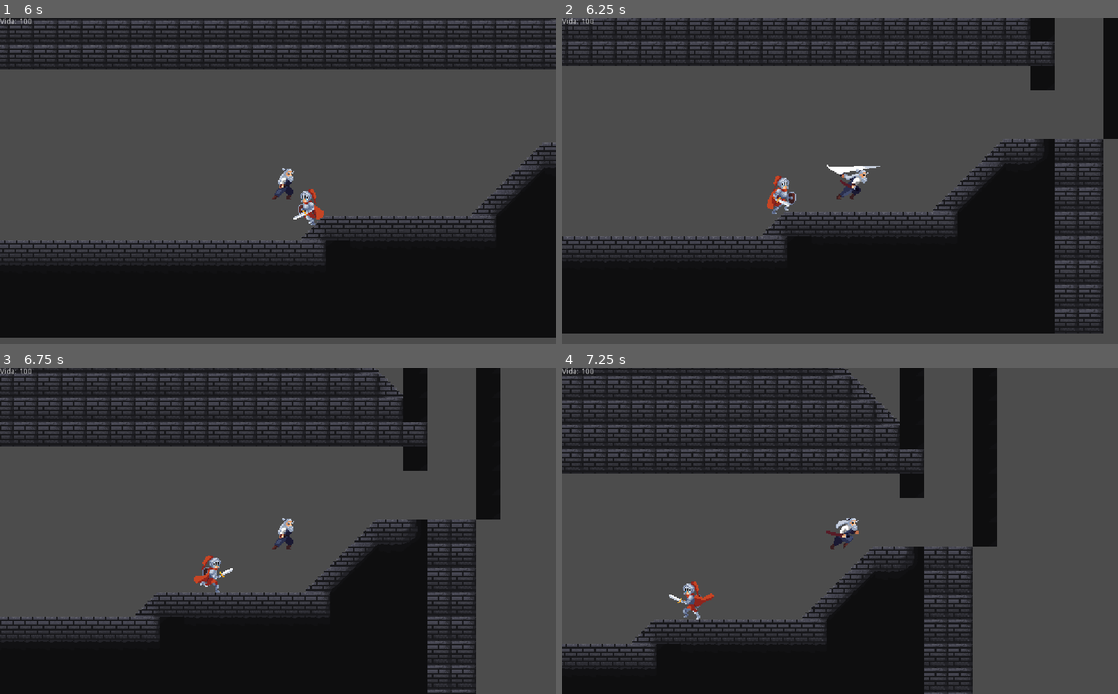
Above: before the commit, frames 1-4 (two rows, left to right).
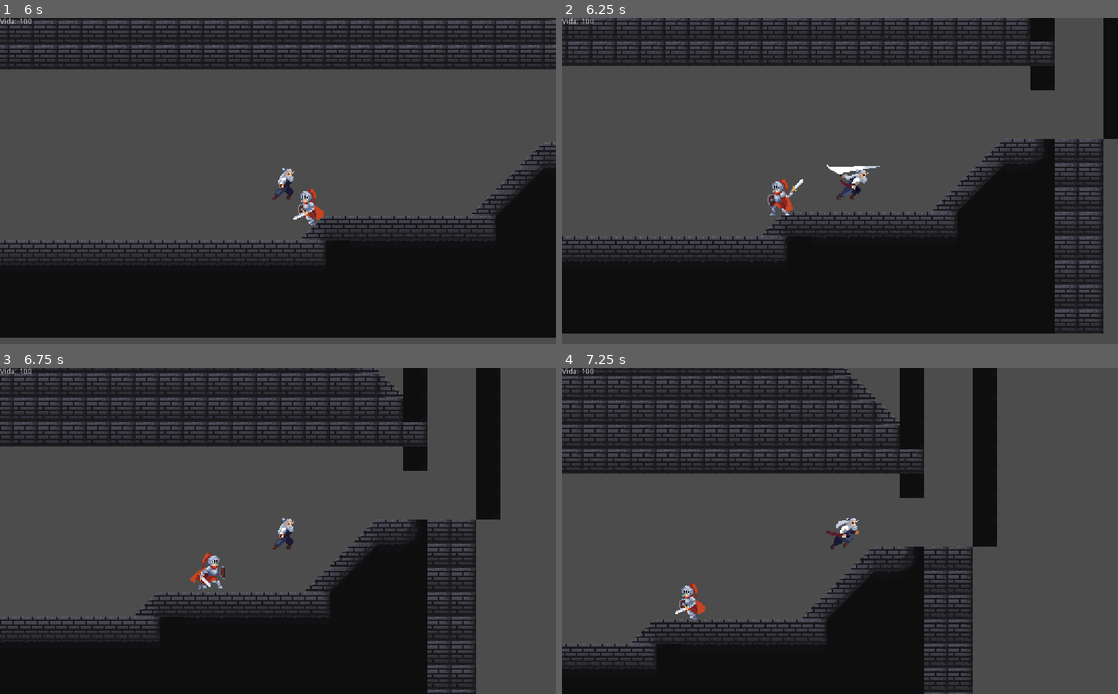
Above: after the commit, the same moments.

Repository: josepimenta545-bit/beyond-death
Game: Godot game, scene res://cenas/menu.tscn
The game is run twice, just before and just after one commit, with the same random seed, the same clock (stepped at 60 frames per second) and the same inputs.
Inputs (mouse positions are in pixels of both pictures, inside the frame that each line leads up to):
- Up to frame 1 (6 s): click "JOGAR" at 0.5 s; move the mouse to (250, 246) at 1.27 s; hold D (direita) 1.28-2.78 s; tap Q (dash) every 1.5 s from 1.35 to 5.85 s; click (250, 246) at 1.42 s; move the mouse to (444, 229) at 2.02 s; tap Space (espaço) at 2.1, 3.6, 5.1 s; click (444, 229) at 2.17 s; move the mouse to (111, 132) at 2.77 s; hold A (esquerda) 2.78-5.03 s; click (111, 132) at 2.92 s; move the mouse to (305, 181) at 3.52 s; click (305, 181) at 3.67 s; move the mouse to (194, 99) at 4.27 s; click (194, 99) at 4.42 s; move the mouse to (400, 164) at 5.02 s; hold D (direita) from 5.03 s (still down); click (400, 164) at 5.17 s; move the mouse to (166, 197) at 5.77 s; click (166, 197) at 5.92 s
- Up to frame 2 (6.25 s): keep holding D (direita)
- Up to frame 3 (6.75 s): keep holding D (direita); move the mouse to (333, 459) at 6.52 s; tap Space (espaço) at 6.6 s; click (333, 459) at 6.67 s
- Up to frame 4 (7.25 s): keep holding D (direita)

Frame 1 is identical in both runs. In frame 2, 0.4% of the frame differs, in the area x 36-44%, y 48-61%; in frame 3, 0.4%; in frame 4, 0.4%.

Commit message:
ataque do inimigo (ainda tem q fazer o script pra hitbox do ataque virar junto com ele)

Diff:
--- a/cenas/inimigo.tscn
+++ b/cenas/inimigo.tscn
@@ -130,9 +130,9 @@
 "speed": 12.0
 }, {
 "frames": [ SubResource( 25 ), SubResource( 26 ), SubResource( 27 ), SubResource( 28 ), SubResource( 29 ), SubResource( 30 ) ],
-"loop": true,
+"loop": false,
 "name": "atacando",
-"speed": 12.0
+"speed": 10.0
 }, {
 "frames": [ SubResource( 40 ), SubResource( 41 ), SubResource( 42 ), SubResource( 43 ) ],
 "loop": true,
@@ -155,6 +155,9 @@
 
 [sub_resource type="CircleShape2D" id=39]
 radius = 80.0
+
+[sub_resource type="RectangleShape2D" id=48]
+extents = Vector2( 19.5, 10 )
 
 [node name="inimigo" type="KinematicBody2D" groups=["inimigo"]]
 position = Vector2( 561, 416 )
@@ -187,6 +190,12 @@
 [node name="posicaoB" type="Position2D" parent="."]
 position = Vector2( 538, 57 )
 
+[node name="hitbox_ataque" type="Area2D" parent="."]
+
+[node name="CollisionShape2D" type="CollisionShape2D" parent="hitbox_ataque"]
+position = Vector2( 12.5, 6 )
+shape = SubResource( 48 )
+
 [connection signal="animation_finished" from="AnimatedSprite" to="." method="_on_AnimatedSprite_animation_finished"]
 [connection signal="body_entered" from="Area2D" to="." method="_on_Area2D_body_entered"]
 [connection signal="body_exited" from="Area2D" to="." method="_on_Area2D_body_exited"]
--- a/cenas/player.tscn
+++ b/cenas/player.tscn
@@ -192,7 +192,7 @@
 height = 16.0
 
 [sub_resource type="RectangleShape2D" id=85]
-extents = Vector2( 7.5, 6.375 )
+extents = Vector2( 22.6875, 9 )
 
 [node name="player" type="KinematicBody2D" groups=["player"]]
 collision_layer = 2
@@ -223,6 +223,7 @@
 position = Vector2( 16, 1 )
 
 [node name="CollisionShape2D" type="CollisionShape2D" parent="hitbox_ataque"]
+position = Vector2( 7.3125, 0 )
 shape = SubResource( 85 )
 
 [node name="Timer" type="Timer" parent="."]
--- a/scripts/inimigo.gd
+++ b/scripts/inimigo.gd
@@ -1,5 +1,10 @@
 extends KinematicBody2D
 #variaveis
+export var dano = 10
+export var cooldown_ataque = 1.5
+export var alcance_ataque = 35
+var pode_atacar = true
+var atacando = false
 
 #nós
 onready var raycast = $RayCast2D
@@ -8,6 +13,7 @@
 onready var sprite = $AnimatedSprite
 export var velocidade = 110
 export var pulo = -200
+onready var hitbox_ataque = $hitbox_ataque
 
 #movimento/posição
 var player
@@ -32,7 +38,30 @@
 	player = get_tree().get_nodes_in_group("player")[0]
 	posicaoA = posicaoA_node.global_position
 	posicaoB = posicaoB_node.global_position
+	#nó da hitbox
+	hitbox_ataque.monitoring = false
+	hitbox_ataque.connect("body_entered", self, "_on_hitbox_ataque_body_entered")
 
+#funçao do ataque
+func atacar():
+	if morto or atacando:
+		return
+	atacando = true
+	pode_atacar = false
+	sprite.play("atacando")
+
+	yield(get_tree().create_timer(0.4), "timeout") #aq nois ajusta pra ficar igual o tempo da animaçao
+
+	hitbox_ataque.monitoring = true
+	yield(get_tree().create_timer(0.1), "timeout")
+	hitbox_ataque.monitoring = false
+	atacando = false
+
+	yield(get_tree().create_timer(cooldown_ataque), "timeout")
+	pode_atacar = true
+func _on_hitbox_ataque_body_entered(body):
+	if body.is_in_group("player") and body.has_method("take_damage"):
+		body.take_damage(dano)
 #movimento do inimigo
 func _physics_process(delta):
 	vetor.y += gravidade * delta
@@ -43,11 +72,18 @@
 		var inimigo_pos = global_position
 		var player_pos = player.global_position
 		direcao = (player_pos - inimigo_pos).normalized()
-		vetor.x = direcao.x * velocidade
 		var distancia = inimigo_pos - player_pos
-		if distancia.length() <= 30:
+
+		if distancia.length() <= alcance_ataque:
 			vetor.x = 0
 			direcao.x = 0
+			if pode_atacar and not tomando_dano:
+				atacar()
+		elif distancia.length() <= 30:
+			vetor.x = 0
+			direcao.x = 0
+		else:
+			vetor.x = direcao.x * velocidade
 	#movimento da patrulha
 	else:
 		var inimigo_pos = global_position
@@ -65,7 +101,7 @@
 				indo_AB = true
 
 	#animações
-	if not tomando_dano:
+	if not tomando_dano and not atacando:
 		if direcao.x < 0:
 			sprite.play("andar")
 			sprite.flip_h = true
Not shown: 1 places in cenas/inimigo.tscn that only renumber resources
